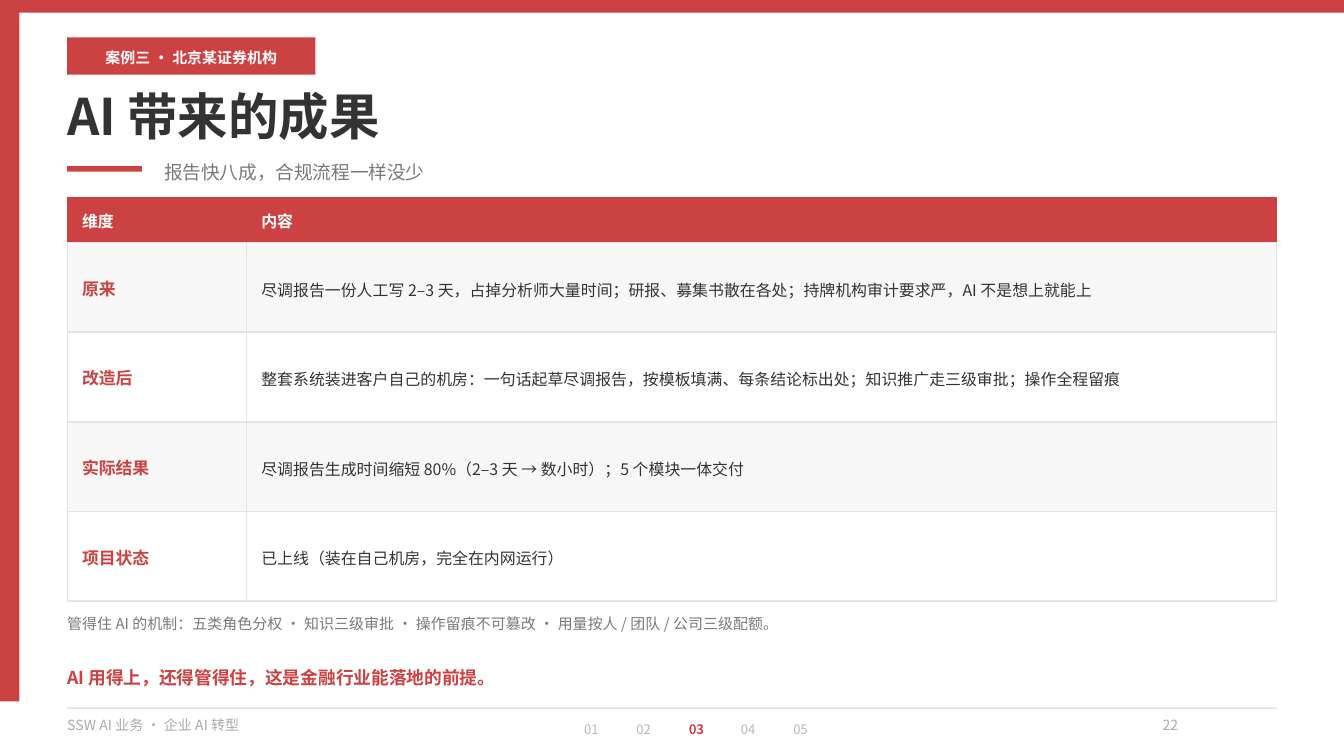
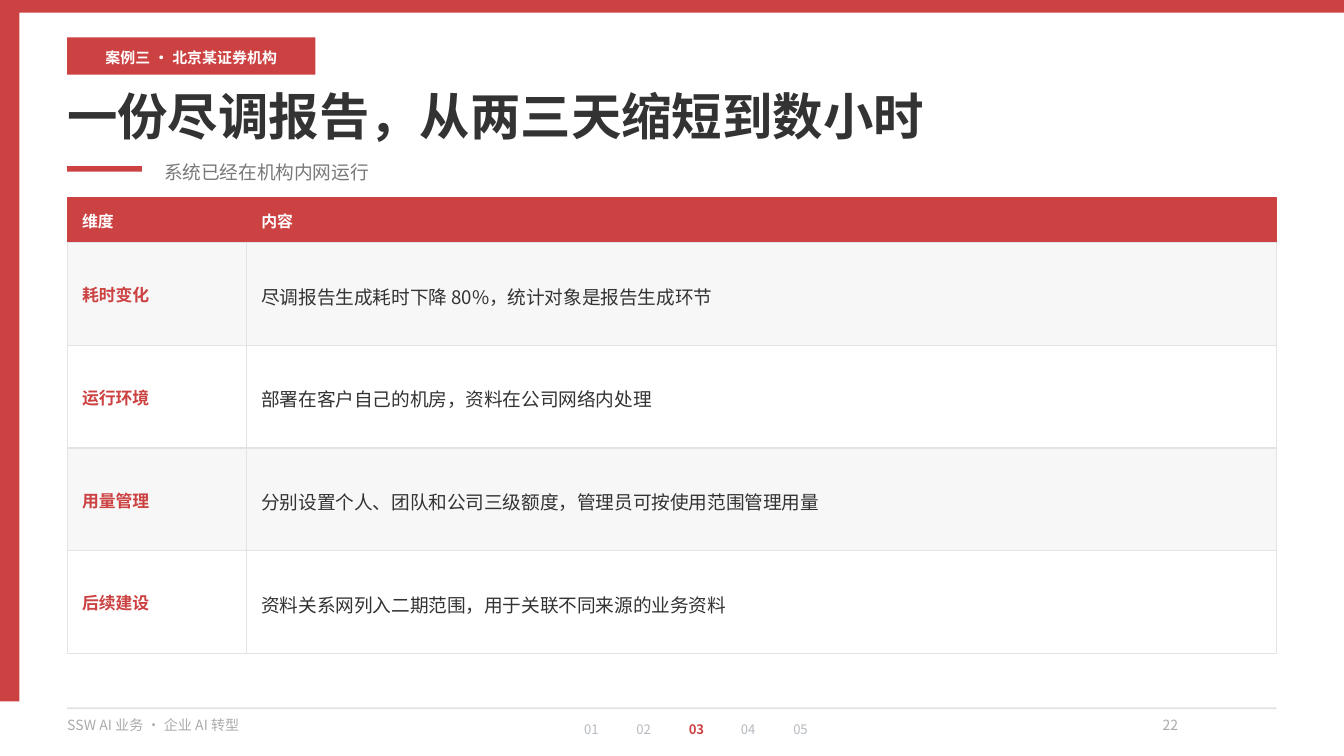
Before and after one commit to hveraus/ssw-business, a slide deck: slide 22 of SSW AI 业务_v2/SSW AI 业务_v3.pptx. Drawn at 1344x756 pixels with LibreOffice and Linux fonts; fonts in the diff are those of the drawing. Boxes give left, top, right and bottom in pixels: in the first picture for what was removed or moved away, otherwise in the second. Text is boxed around its words. In the diff, an @@ line names an element or a change of style, - is before the commit and + after.

```diff
--- a/SSW AI 业务_v2/SSW AI 业务_v3.pptx
+++ b/SSW AI 业务_v2/SSW AI 业务_v3.pptx
@@ text at (x1=67, y1=92, x2=924, y2=142): text changed @@
-AI 带来的成果
+一份尽调报告，从两三天缩短到数小时
@@ text at (x1=164, y1=163, x2=369, y2=181): text changed @@
-报告快八成，合规流程一样没少
+系统已经在机构内网运行
@@ rectangle resized from (x1=67, y1=243, x2=246, y2=333) to (x1=67, y1=243, x2=246, y2=345) @@
@@ rectangle resized from (x1=246, y1=243, x2=1277, y2=333) to (x1=246, y1=243, x2=1277, y2=345) @@
@@ text removed at (x1=82, y1=280, x2=116, y2=297) @@
-原来
@@ text added at (x1=82, y1=286, x2=149, y2=303), 9 pt, text #CC4141, bold @@
+耗时变化
@@ text removed at (x1=261, y1=282, x2=1091, y2=299) @@
-尽调报告一份人工写 2–3 天，占掉分析师大量时间；研报、募集书散在各处；持牌机构审计要求严，AI 不是想上就能上
@@ text added at (x1=261, y1=288, x2=712, y2=306), 10 pt, text #333333 @@
+尽调报告生成耗时下降 80%，统计对象是报告生成环节
@@ rectangle resized from (x1=67, y1=332, x2=246, y2=422) to (x1=67, y1=345, x2=246, y2=448) @@
@@ rectangle resized from (x1=246, y1=332, x2=1277, y2=422) to (x1=246, y1=345, x2=1277, y2=448) @@
@@ text removed at (x1=82, y1=370, x2=132, y2=386) @@
-改造后
@@ text added at (x1=82, y1=389, x2=149, y2=406), 9 pt, text #CC4141, bold @@
+运行环境
@@ text at (x1=261, y1=390, x2=652, y2=408): text changed; size 8.5 to 10 pt @@
-整套系统装进客户自己的机房：一句话起草尽调报告，按模板填满、每条结论标出处；知识推广走三级审批；操作全程留痕
+部署在客户自己的机房，资料在公司网络内处理
@@ rectangle resized from (x1=67, y1=422, x2=246, y2=512) to (x1=67, y1=448, x2=246, y2=550) @@
@@ rectangle resized from (x1=246, y1=422, x2=1277, y2=512) to (x1=246, y1=448, x2=1277, y2=550) @@
@@ text removed at (x1=82, y1=459, x2=149, y2=476) @@
-实际结果
@@ text removed at (x1=261, y1=461, x2=744, y2=478) @@
-尽调报告生成时间缩短 80%（2–3 天 → 数小时）；5 个模块一体交付
@@ text added at (x1=82, y1=493, x2=149, y2=509), 9 pt, text #CC4141, bold @@
+用量管理
@@ text added at (x1=261, y1=493, x2=819, y2=511), 10 pt, text #333333 @@
+分别设置个人、团队和公司三级额度，管理员可按使用范围管理用量
@@ rectangle resized from (x1=67, y1=512, x2=246, y2=602) to (x1=67, y1=551, x2=246, y2=653) @@
@@ text removed at (x1=82, y1=549, x2=149, y2=566) @@
-项目状态
@@ rectangle resized from (x1=246, y1=512, x2=1277, y2=602) to (x1=246, y1=551, x2=1277, y2=653) @@
@@ text removed at (x1=261, y1=550, x2=563, y2=566) @@
-已上线（装在自己机房，完全在内网运行）
@@ text added at (x1=82, y1=595, x2=149, y2=611), 9 pt, text #CC4141, bold @@
+后续建设
@@ text added at (x1=261, y1=596, x2=726, y2=614), 10 pt, text #333333 @@
+资料关系网列入二期范围，用于关联不同来源的业务资料
@@ text removed at (x1=67, y1=616, x2=778, y2=630) @@
-管得住 AI 的机制：五类角色分权 · 知识三级审批 · 操作留痕不可篡改 · 用量按人 / 团队 / 公司三级配额。
@@ text removed at (x1=67, y1=669, x2=495, y2=687) @@
-AI 用得上，还得管得住，这是金融行业能落地的前提。
```
Also in this commit, not shown: 18 other slides changed, 1 slide added, 1 slide removed, 3 other files.
